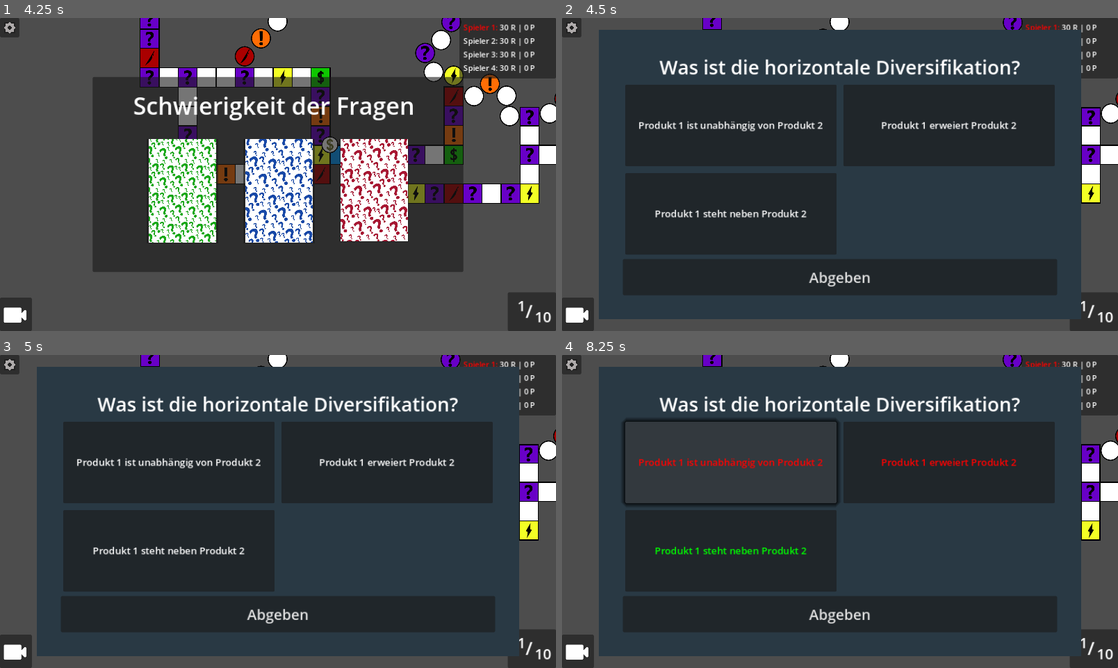
Above: before the commit, frames 1-4 (two rows, left to right).
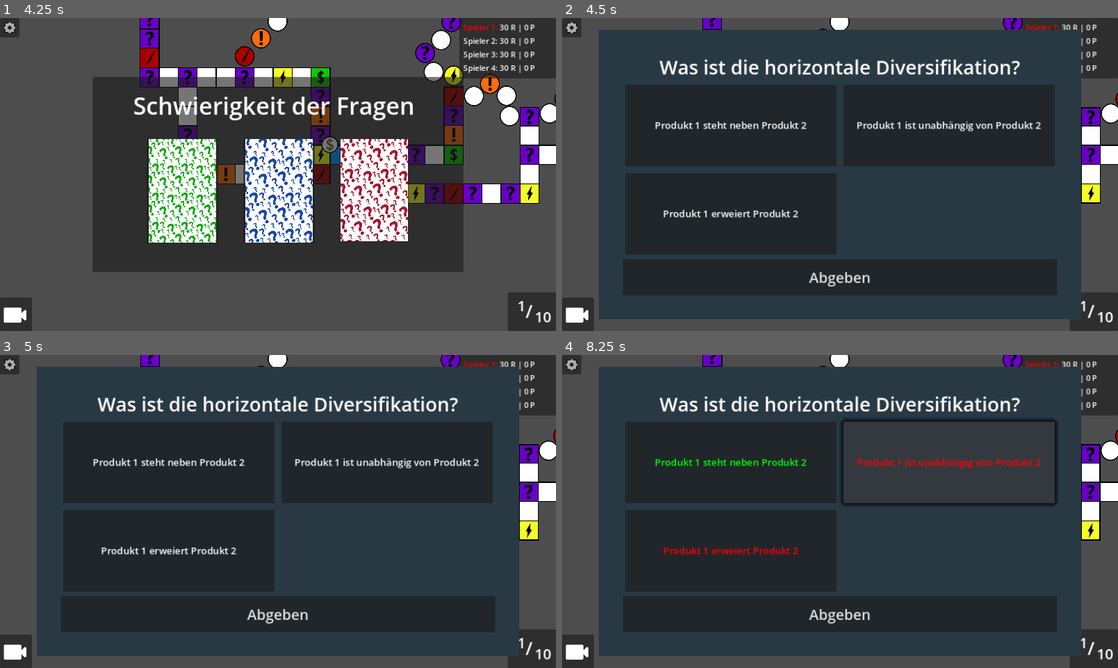
Above: after the commit, the same moments.

Repository: hfxbse/mparty
Game: Godot game, scene res://main/main.tscn
Same seed, same stepped clock (60 frames per second), same inputs: the game is played once before the commit and once after it.
Inputs (mouse positions are in pixels of both pictures, inside the frame that each line leads up to):
- Up to frame 1 (4.25 s): click "ok" at 0.5 s; click (16, 315) at 1.25 s; click (16, 315) at 2 s; click (278, 202) at 2.75 s; click (16, 315) at 3.5 s
- Up to frame 2 (4.5 s): click "Einfach" at 4.25 s
- Up to frame 3 (5 s): no input
- Up to frame 4 (8.25 s): click "Produkt 1 ist unabhängig von …" at 5 s; click "Produkt 1 steht neben Produkt…" at 5.75 s; click "Produkt 1 erweiert Produkt 2" at 6.5 s; click "Abgeben" at 7.25 s; click "Produkt 1 ist unabhängig von …" at 8 s

Frame 1 is identical in both runs. In frame 2, 1.4% of the frame differs, in the area x 13-87%, y 32-64%; in frame 3, 1.4%; in frame 4, 3.5%, in the area x 10-90%, y 20-64%.

Commit message:
Fix QuestionPanel

Diff:
--- a/duel/duell_movement/duell.gd
+++ b/duel/duell_movement/duell.gd
@@ -1,4 +1,4 @@
-extends CanvasLayer
+class_name Duel extends CanvasLayer
 
 var attacker: Player
 var target: Player
--- a/main/main.gd
+++ b/main/main.gd
@@ -88,7 +88,6 @@
 		var matches = regex.search_all(sprites[i].resource_path)
 
 		player.player_name = matches[1].get_string()
-		print(player.player_name)
 
 	var duel = preload("res://duel/duell_movement/overtaking_duell.tscn").instantiate()
 	duel.start_duel(players[0], players[1])
--- a/player/player.gd
+++ b/player/player.gd
@@ -136,7 +136,7 @@
 	apply_duel_outcome(player, 30, result)
 
 func apply_duel_outcome(other_player: Player, bet_amount: int, result):
-	if result == duel_panel.DuelEndings.ATTACKER_LOSES:
+	if result == Duel.DuelEndings.ATTACKER_LOSES:
 		bet_amount *= -1
 
 	self.riesen += bet_amount
--- a/question_panel/answer_button.gd
+++ b/question_panel/answer_button.gd
@@ -3,6 +3,7 @@
 class_name AnswerButton extends Node
 
 signal button_pressed(answer_text: String)
+
 
 @onready var answer_button_label = $Button/Label
 
--- a/question_panel/question_panel.gd
+++ b/question_panel/question_panel.gd
@@ -9,50 +9,38 @@
 
 @export var player_name: String = "":
 	set(text):
-		if question_label:
-			question_label.text = text + ": " + question_label.text
+		if player_name != text:
+			player_name = text
+
+			if question_label:
+				question_label.text = text + ": " + question_label.text
 
 signal answer_selected(answer: bool)
 
 
 func display_question(difficulty):
-	var question_handler = preload("res://data_providers/question_provider/question_provider.tres")
+	var question_provider = preload("res://data_providers/question_provider/question_provider.tres")
+	return display_specific_question(question_provider.get_random_question(difficulty))
 
-	question = question_handler.get_random_question(difficulty)
-	question_label.text = question_label.text + question.question
-
-	var answer_possibilities = question.answer_possibilities.duplicate()
-	answer_possibilities.shuffle()
-
-	for answer_possibility in answer_possibilities:
-		var answer_button = create_answer_button(answer_possibility, _on_answer_selected)
-
-		answer_container.add_child(answer_button)
-
-	return answer_selected
 
 func display_specific_question(question: Question):
 	self.question = question
 
-	var question_handler = preload("res://data_providers/question_provider/question_provider.tres")
-
 	question_label.text = question_label.text + question.question
 
 	for answer_possibility in question.answer_possibilities:
-		var answer_button = create_answer_button(answer_possibility, _on_answer_selected)
-
+		var answer_button = create_answer_button(answer_possibility)
+		answer_button.button_pressed.connect(_on_answer_selected)
 		answer_container.add_child(answer_button)
 
 	return answer_selected
 
 
-func create_answer_button(answer, selected_receiver):
+func create_answer_button(answer):
 	var scene = preload("res://question_panel/answer_button.tscn")
 	var answer_button = scene.instantiate()
 	answer_button.button_text = answer
 	answer_button.correct_answer = answer == question.right_answer
-
-	answer_button.button_pressed.connect(selected_receiver)
 
 	return answer_button
 
